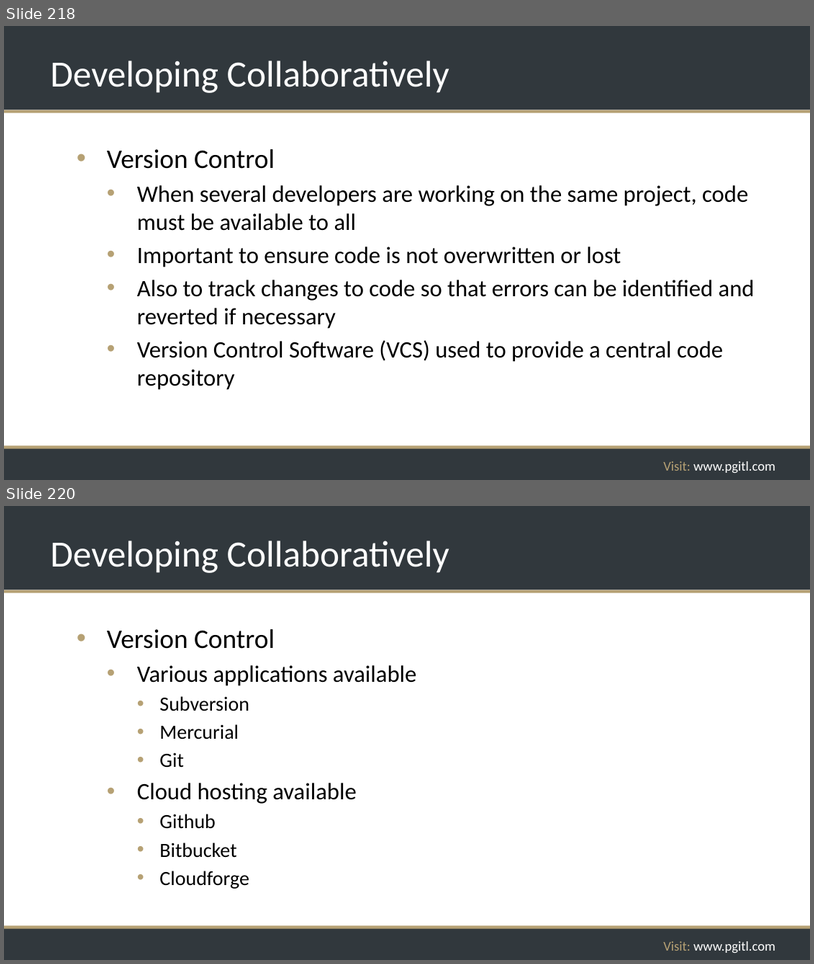
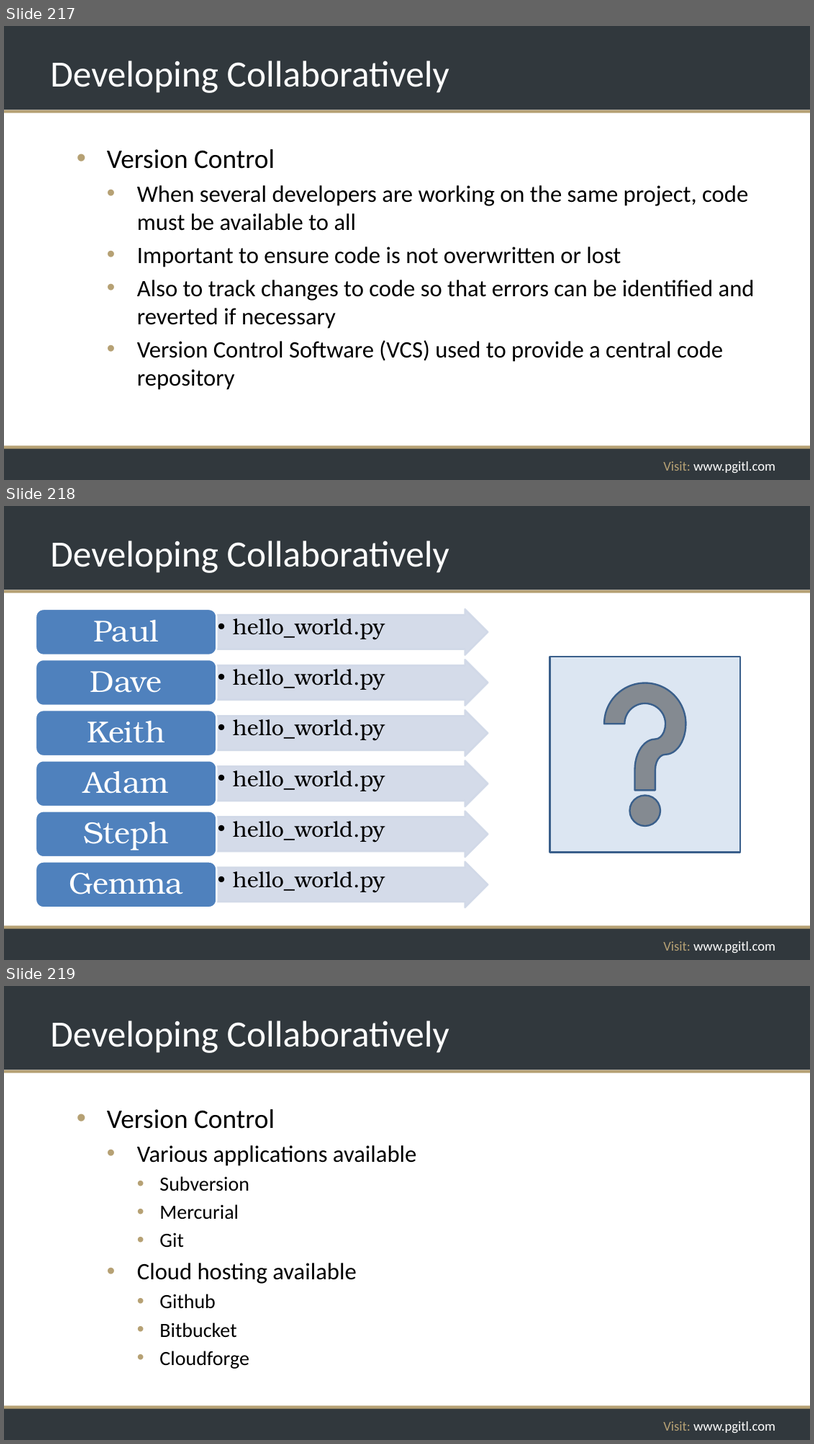
Before and after one commit to rikkouri/project-a, a slide deck: Programming Foundations.pptx. Shown one above the other, each under a label of ours: slides 218 and 220 before the commit, slides 217, 218 and 219 after it; the slides between them are not shown. The pictures are 814x964 and 814x1444 pixels, drawn with LibreOffice and Linux fonts; fonts in the diff are those of the drawing; background and template pictures are left out. Boxes give left, top, right and bottom in pixels: in the first picture for what was removed or moved away, otherwise in the second. Text is boxed around its words. In the diff, an @@ line names an element or a change of style, - is before the commit and + after.

```diff
--- a/Programming Foundations.pptx
+++ b/Programming Foundations.pptx
@@ slide 218 added at box(4, 506, 810, 960), background #FFFFFF; not listed: 5 template elements that a slide beside it also shows @@
@@ title added at box(50, 541, 450, 573), 44 pt, text #FFFFFF @@
+Developing Collaboratively
@@ action button help added at box(550, 656, 741, 852), fill #DCE6F2, outline #3A5F8C 2 pt @@
@@ group added at box(36, 609, 489, 908): 12 texts, 6 right arrows, 6 rounded rectangles @@
+  •• hello_world.py
+Paul
+  •• hello_world.py
+Dave
+  •• hello_world.py
+Keith
+  •• hello_world.py
+Adam
+  •• hello_world.py
+Steph
+  •• hello_world.py
+Gemma
@@ what was slide 218 is now slide 217 @@
@@ what was slide 220 is now slide 219 @@
```
Also in this commit, not shown: 3 slides changed, 2 slides removed.
